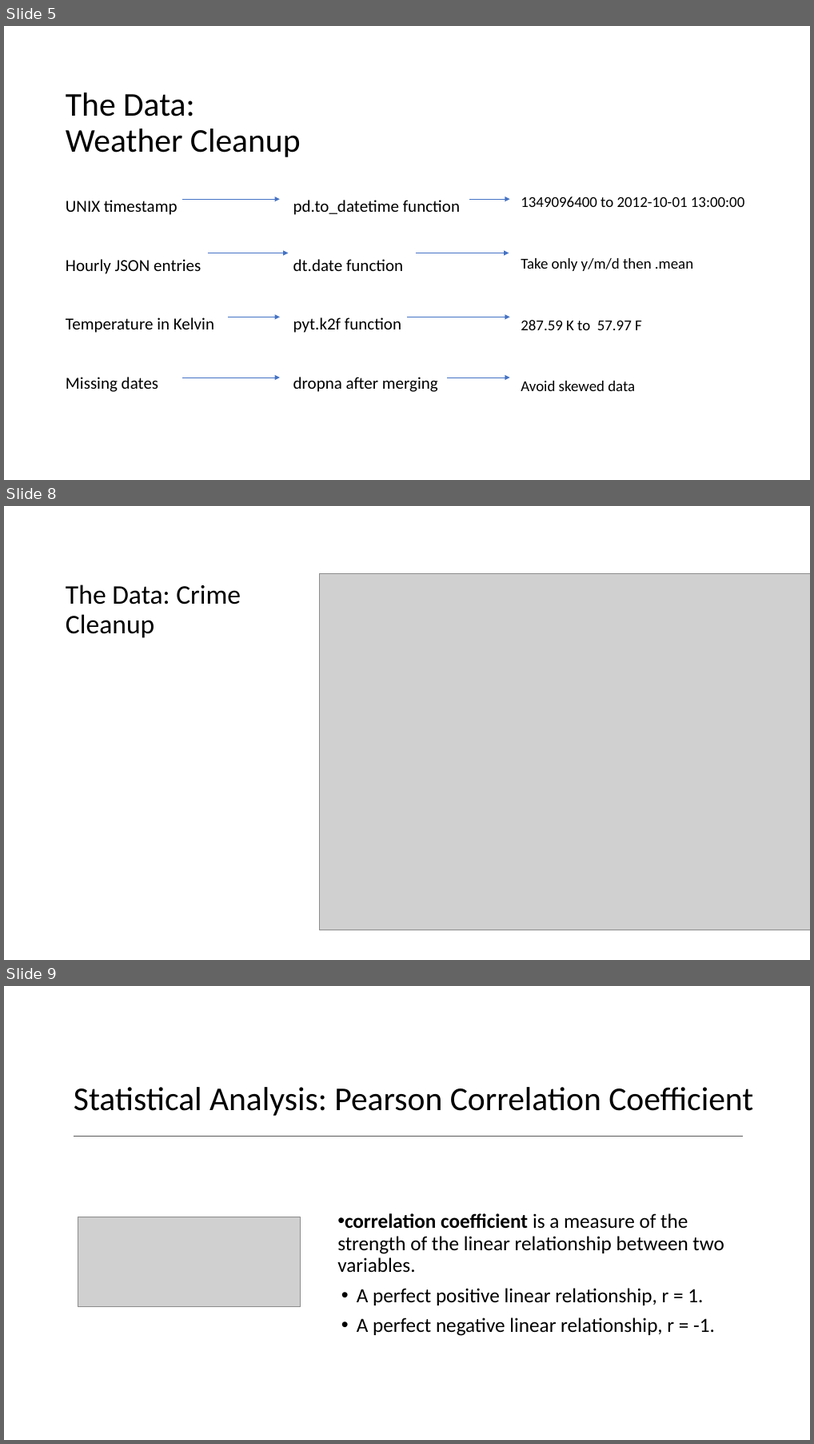
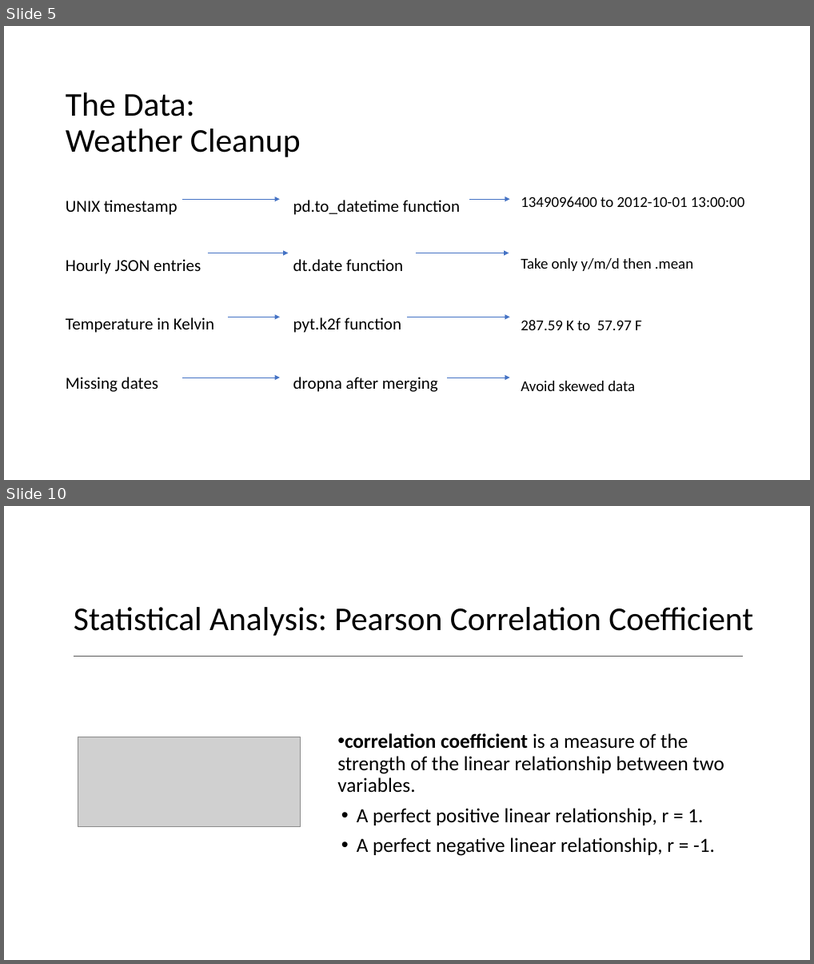
Before and after one commit to franciscohohn/Project_1, a slide deck: Weather_vs_Crime.pptx. Shown one above the other, each under a label of ours: slides 5, 8 and 9 before the commit, slides 5 and 10 after it; the slides between them are not shown. The pictures are 814x1444 and 814x964 pixels, drawn with LibreOffice and Linux fonts; fonts in the diff are those of the drawing; grey boxes stand for pictures. Boxes give left, top, right and bottom in pixels: in the first picture for what was removed or moved away, otherwise in the second. Text is boxed around its words. In the diff, an @@ line names an element or a change of style, - is before the commit and + after.

```diff
--- a/Weather_vs_Crime.pptx
+++ b/Weather_vs_Crime.pptx
@@ slide 8 removed at bbox=[4, 506, 810, 960], background #FFFFFF @@
@@ picture removed at bbox=[320, 573, 810, 929] @@
@@ title removed at bbox=[66, 584, 241, 638] @@
-The Data: Crime Cleanup
@@ what was slide 9 is now slide 10 @@
```
Also in this commit, not shown: 2 slides changed, 2 slides added.
